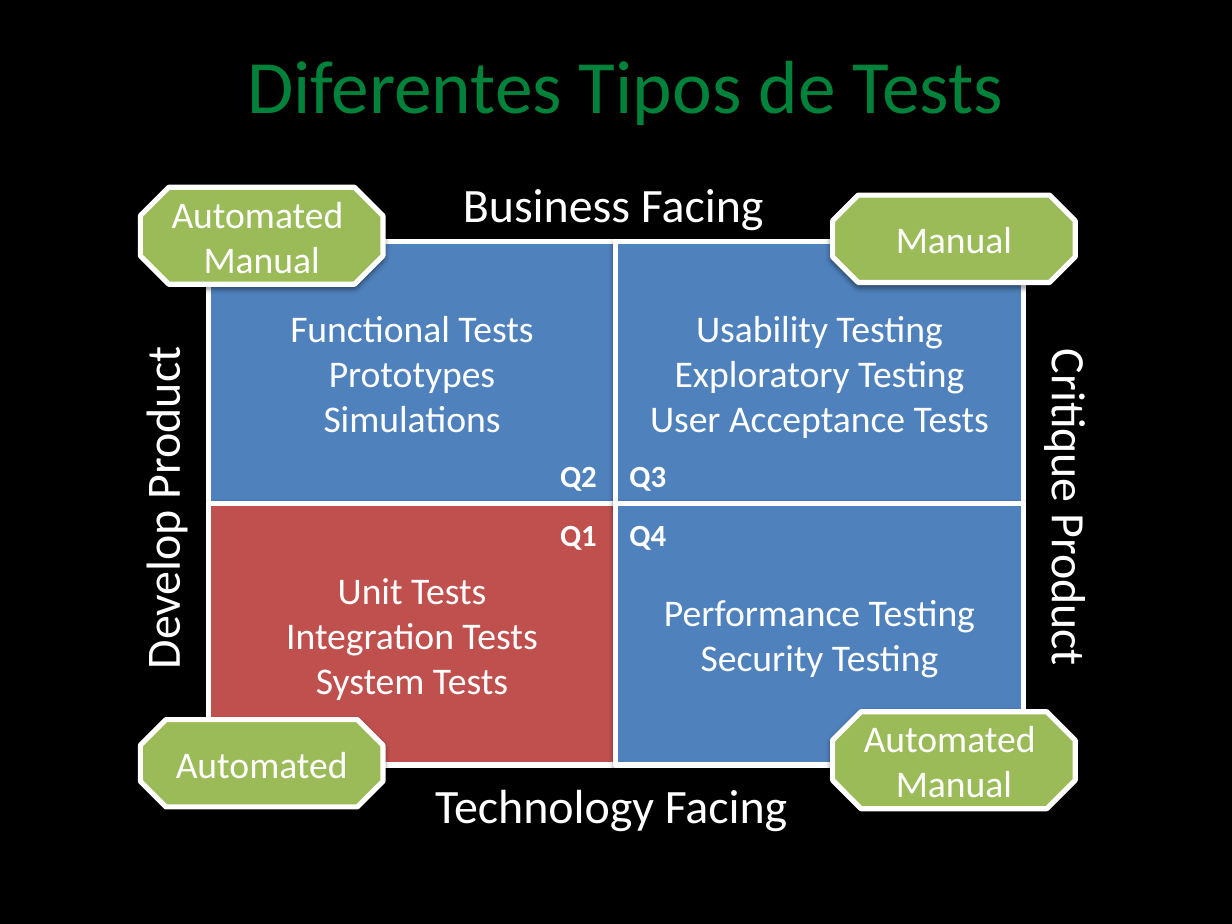
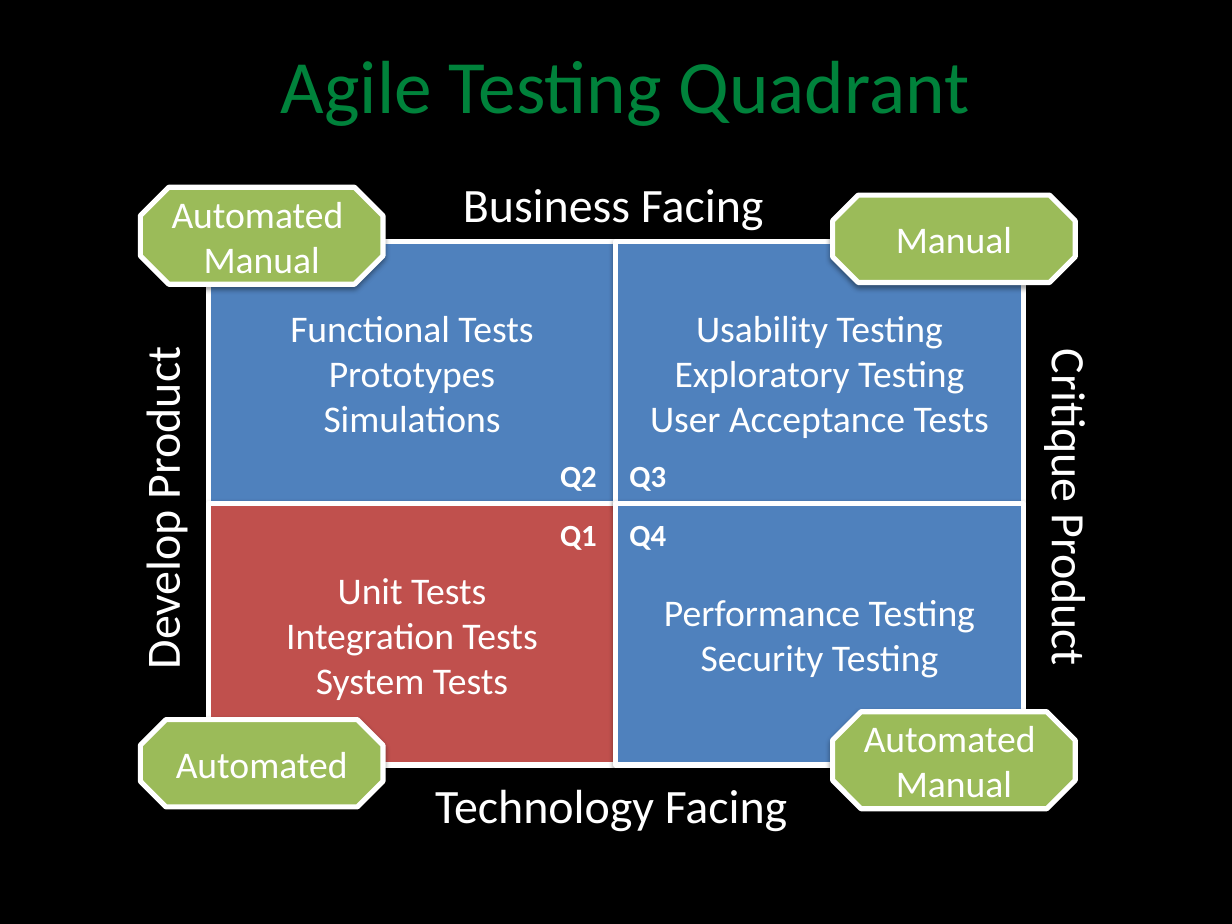
Before and after one commit to angelnunezsalazar/Test-Automation-NET, a slide deck: slide 6 of Diapositivas/0. Test Automation.pptx. Drawn at 1232x924 pixels with LibreOffice and Linux fonts; fonts in the diff are those of the drawing; background and template pictures are left out. Boxes give left, top, right and bottom in pixels: in the first picture for what was removed or moved away, otherwise in the second. Text is boxed around its words. In the diff, an @@ line names an element or a change of style, - is before the commit and + after.

```diff
--- a/Diapositivas/0. Test Automation.pptx
+++ b/Diapositivas/0. Test Automation.pptx
@@ title at (x1=281, y1=61, x2=970, y2=126): text changed @@
-Diferentes Tipos de Tests
+Agile Testing Quadrant
```
Also in this commit, not shown: 1 slide added, 5 other files.
